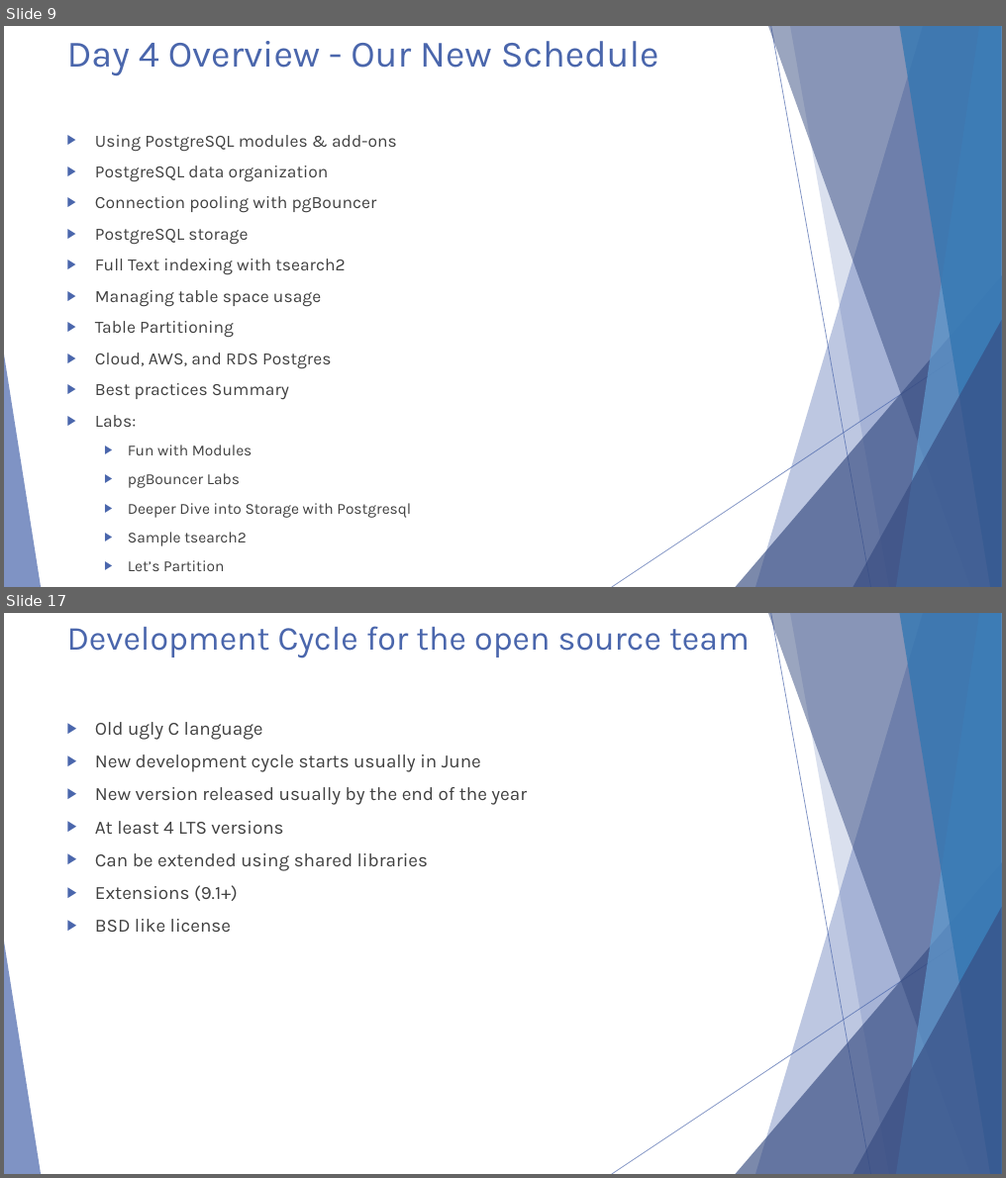
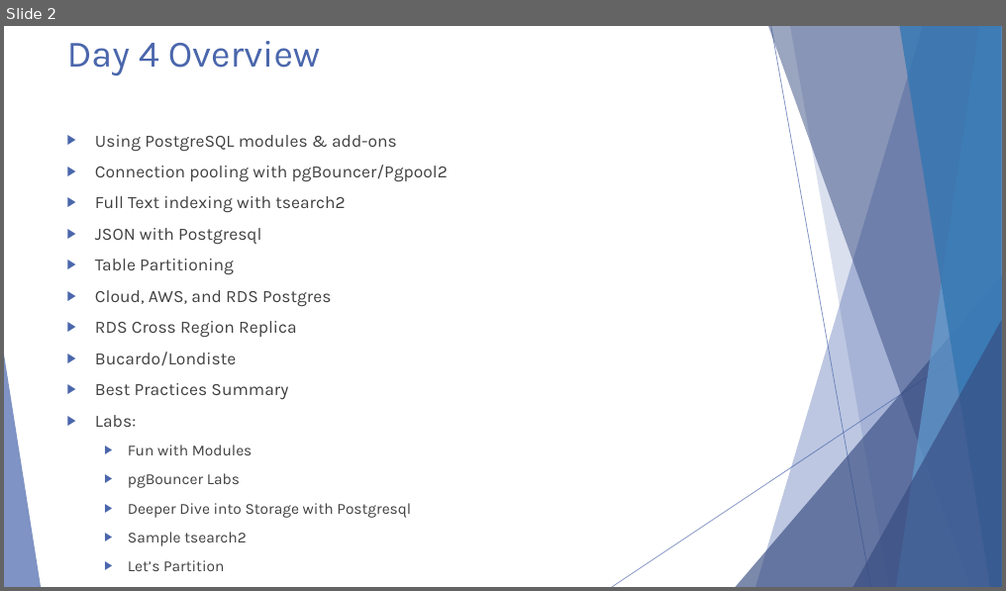
Before and after one commit to michaelrishiforrester/IntrotoPostgres2016, a slide deck: Presentations/Postgresql Presentation Day 4.pptx. Shown one above the other, each under a label of ours: slides 9 and 17 before the commit, slide 2 after it; the slides between them are not shown. The pictures are 1006x1178 and 1006x591 pixels, drawn with LibreOffice and Linux fonts; fonts in the diff are those of the drawing. Boxes give left, top, right and bottom in pixels: in the first picture for what was removed or moved away, otherwise in the second. Text is boxed around its words. In the diff, an @@ line names an element or a change of style, - is before the commit and + after.

```diff
--- a/Presentations/Postgresql Presentation Day 4.pptx
+++ b/Presentations/Postgresql Presentation Day 4.pptx
@@ slide 17 removed at (4,613,1002,1174), background #FFFFFF; not listed: 10 template elements that a slide beside it also shows @@
@@ title removed at (67,626,749,659) @@
-Development Cycle for the open source team
@@ text removed at (95,722,527,932) @@
-▶ Old ugly C language
-▶ New development cycle starts usually in June
-▶ New version released usually by the end of the year
-▶ At least 4 LTS versions
-▶ Can be extended using shared libraries
-▶ Extensions (9.1+)
-▶ BSD like license
@@ what was slide 9 is now slide 2 @@
@@ slide 2 changed as well @@
@@ title at (67,41,320,76): text changed @@
-Day 4 Overview - Our New Schedule
+Day 4 Overview
@@ text at (95,165,448,182): text changed @@
-▶ PostgreSQL data organization
-▶ Connection pooling with pgBouncer
-▶ PostgreSQL storage
+▶ Connection pooling with pgBouncer/Pgpool2
@@ text at (95,228,261,245): text changed @@
-▶ Managing table space usage
+▶ JSON with Postgresql
@@ text at (95,321,297,400): text changed @@
-▶ Best practices Summary
+▶ RDS Cross Region Replica
+▶ Bucardo/Londiste
+▶ Best Practices Summary
```
Also in this commit, not shown: 1 other slide changed, 6 slides added, 66 other slides removed.
